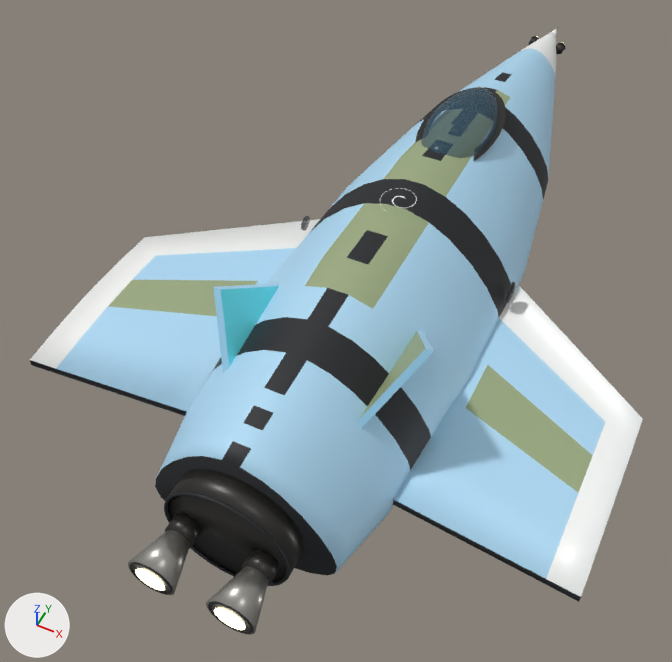
Before and after pictures for a commit that changed the glTF model ThoriumGap_JS/models/Ship_Standard_2.glb.
Before and after are seen from a 50 mm lens placed at (2.02, -5.64, 5.49), pointed at (-0.36, -0.88, -0.46). The lights are fixed; the arrows at lower left show +X, +Y and +Z. The older version comes first. Where no turn or scale is listed for an object, it has been applied to the vertices. Vertices at exactly the same position are counted once.

Objects in the first picture: 'CanopyGlass_LowDorsalDome', 'EngineBell_Left_BurnishedNozzle', 'EngineBell_Right_BurnishedNozzle', 'EngineBlock_AftSectionMountPlate', 'Fuselage_RoundedSectionPaintedMesh', 'Nose_FacetedTaperPaintedMesh', 'TailFin_Left_CantedStabilizerPaintedMesh', 'TailFin_Right_CantedStabilizerPaintedMesh', 'Wing_Left_EmbeddedPaintShoulderPlane', 'Wing_Right_EmbeddedPaintShoulderPlane' and 12 more.
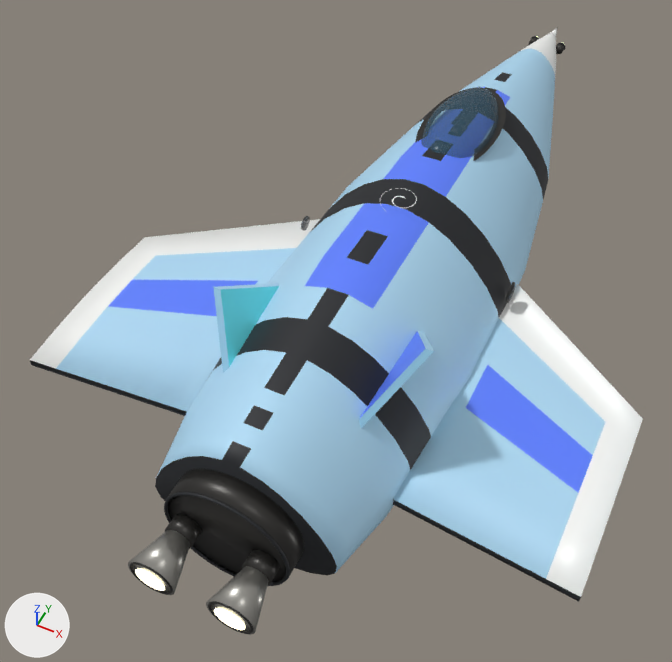
Where the change shows, as pixel boxes [x1, y1, x2, y2] in the pictures (672 x 662 px):
part 1 of me_fuselage_roundedsectionpaintedmesh_mesh, recoloured (greyish green to blue): [305, 87, 510, 309] in both
part 2 of me_tailfin_right_cantedstabilizerpaintedmesh_mesh, recoloured: [359, 331, 425, 419] in both
part 3 of me_wing_left_embeddedpaintshoulderplane_mesh, recoloured (greyish green to blue): [109, 280, 258, 316] in both
part 4 of me_wing_right_embeddedpaintshoulderplane_mesh, recoloured (greyish green to blue): [466, 365, 593, 493] in both

The edits, one by one:
Material 'Ship_StandardFamily_Patrol_rounded_triangle_wing_edge_trim_Seed138045_Paint_Primary_LightBlueAndLighGreenSymmetry.001' (mat_ship_standardfamily_patrol_rounded_triangle_wing_edge_trim_seed138045_paint_primary_lightblueandlighgreensymmetry_001) is new.
Its base color is (0.113, 0.22, 1.0) (blue #5e81ff).
Its metallic is 0.03.
Its roughness is 0.48.
me_fuselage_roundedsectionpaintedmesh_mesh has 504 vertices, 982 faces and spans x -0.95..0.96, y -3.03..2.34, z -0.55..0.8.
me_fuselage_roundedsectionpaintedmesh_mesh is used by ob_fuselage_roundedsectionpaintedmesh; location (0.0, 0.0, 0.0).
me_fuselage_roundedsectionpaintedmesh_mesh part 1: all 40 faces that had it switch from mat_ship_standardfamily_patrol_rounded_triangle_wing_edge_trim_seed138045_paint_primary_lightblueandlighgreensymmetry (greyish green #9baa81) to mat_ship_standardfamily_patrol_rounded_triangle_wing_edge_trim_seed138045_paint_primary_lightblueandlighgreensymmetry_001 (blue #5e81ff).
me_tailfin_right_cantedstabilizerpaintedmesh_mesh has 6 vertices, 8 faces and spans x 0.455..0.838, y -2.332..-1.26, z 0.391..0.935.
me_tailfin_right_cantedstabilizerpaintedmesh_mesh is used by ob_tailfin_right_cantedstabilizerpaintedmesh; location (0.0, 0.0, 0.0).
me_tailfin_right_cantedstabilizerpaintedmesh_mesh part 2: all 1 face that had it switch from mat_ship_standardfamily_patrol_rounded_triangle_wing_edge_trim_seed138045_paint_primary_lightblueandlighgreensymmetry (greyish green #9baa81) to mat_ship_standardfamily_patrol_rounded_triangle_wing_edge_trim_seed138045_paint_primary_lightblueandlighgreensymmetry_001 (blue #5e81ff).
me_wing_left_embeddedpaintshoulderplane_mesh has 84 vertices, 164 faces and spans x -2.21..-0.77, y -2.53..0.07, z -0.14..-0.01.
me_wing_left_embeddedpaintshoulderplane_mesh is used by ob_wing_left_embeddedpaintshoulderplane; location (0.0, 0.0, 0.0).
me_wing_left_embeddedpaintshoulderplane_mesh part 3: all 16 faces that had it switch from mat_ship_standardfamily_patrol_rounded_triangle_wing_edge_trim_seed138045_paint_primary_lightblueandlighgreensymmetry (greyish green #9baa81) to mat_ship_standardfamily_patrol_rounded_triangle_wing_edge_trim_seed138045_paint_primary_lightblueandlighgreensymmetry_001 (blue #5e81ff).
me_wing_right_embeddedpaintshoulderplane_mesh has 84 vertices, 164 faces and spans x 0.77..2.21, y -2.53..0.07, z -0.14..-0.01.
me_wing_right_embeddedpaintshoulderplane_mesh is used by ob_wing_right_embeddedpaintshoulderplane; location (0.0, 0.0, 0.0).
me_wing_right_embeddedpaintshoulderplane_mesh part 4: all 16 faces that had it switch from mat_ship_standardfamily_patrol_rounded_triangle_wing_edge_trim_seed138045_paint_primary_lightblueandlighgreensymmetry (greyish green #9baa81) to mat_ship_standardfamily_patrol_rounded_triangle_wing_edge_trim_seed138045_paint_primary_lightblueandlighgreensymmetry_001 (blue #5e81ff).
